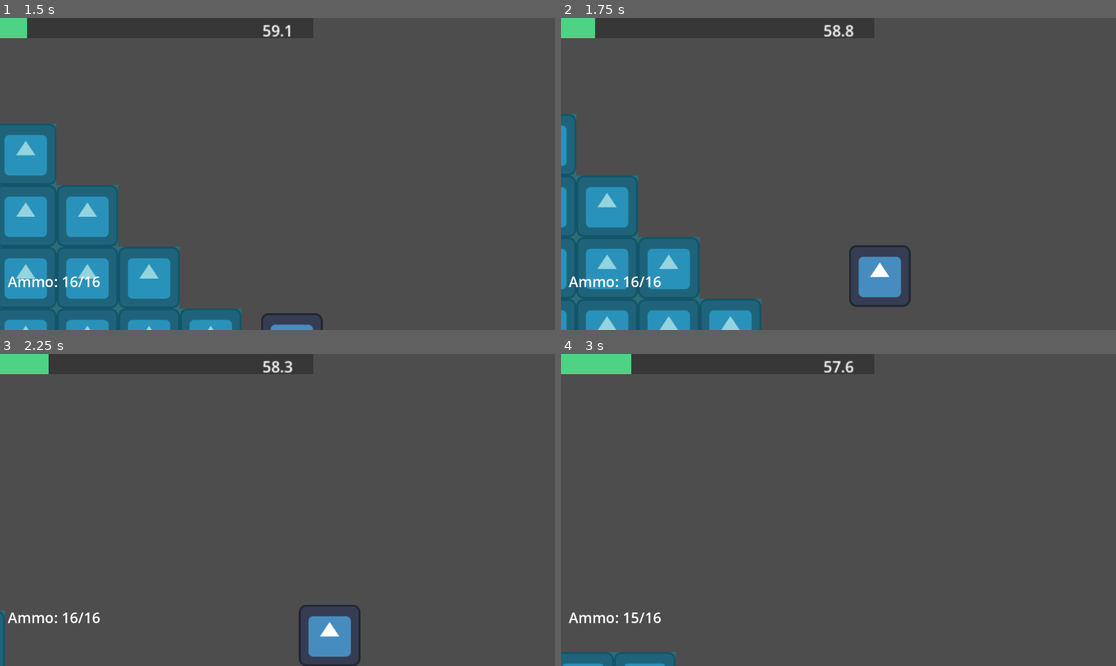
Above: before the commit, frames 1-4 (two rows, left to right).
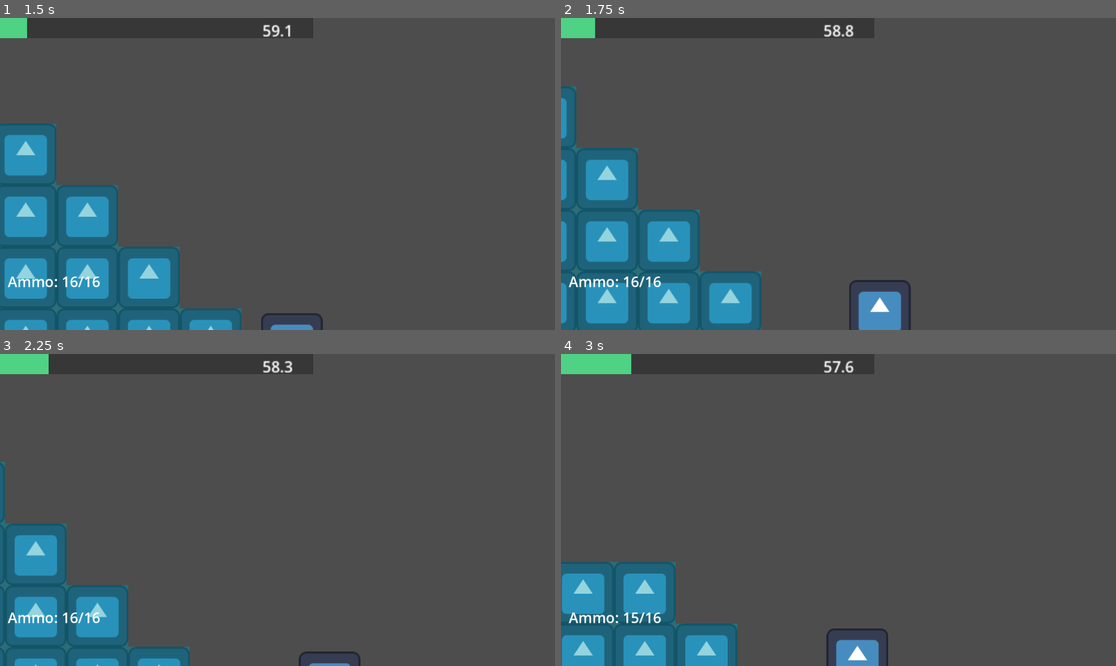
Above: after the commit, the same moments.

Repository: dzfrias/gladiator
Game: Godot game, scene res://scenes/test_scene.tscn
The game is run twice, just before and just after one commit, with the same random seed, the same clock (stepped at 60 frames per second) and the same inputs. The engine's default icon, where the game draws it, is replaced by a stand-in: a white triangle on a blue panel in a dark square.
Inputs (mouse positions are in pixels of both pictures, inside the frame that each line leads up to):
- Up to frame 1 (1.5 s): click "Enter Mission" at 0.5 s; move the mouse to (399, 158) at 1.27 s; hold D (right) from 1.28 s (still down); hold S (crouch, bound only after the commit) from 1.28 s (still down)
- Up to frame 2 (1.75 s): keep holding D (right); keep holding S (crouch, bound only after the commit); tap Space (jump) at 1.52, 1.55 s
- Up to frame 3 (2.25 s): keep holding D (right); tap Space (jump) at 1.82, 2.1 s; move the mouse to (166, 525) at 2.02 s; release S (crouch, bound only after the commit) at 2.03 s
- Up to frame 4 (3 s): tap Space (jump) at 2.27, 2.57 s; tap S (crouch, bound only after the commit) at 2.3 s; move the mouse to (894, 441) at 2.77 s; release D (right) at 2.78 s; press the mouse at (894, 441) at 2.78 s; hold A (left) from 2.78 s (still down)

Frame 1 is identical in both runs. In frame 2, 10% of the frame differs, in the area x 0-64%, y 21-100%; in frame 3, 10%; in frame 4, 8.7%.

Commit message:
add ability for player to descend platforms

Diff:
--- a/project.godot
+++ b/project.godot
@@ -60,6 +60,11 @@
 "events": [Object(InputEventKey,"resource_local_to_scene":false,"resource_name":"","device":-1,"window_id":0,"alt_press …(191 unchanged characters)…
 ]
 }
+crouch={
+"deadzone": 0.5,
+"events": [Object(InputEventKey,"resource_local_to_scene":false,"resource_name":"","device":-1,"window_id":0,"alt_pressed":false,"shift_pressed":false,"ctrl_pressed":false,"meta_pressed":false,"pressed":false,"keycode":0,"physical_keycode":83,"key_label":0,"unicode":115,"location":0,"echo":false,"script":null)
+]
+}
 
 [layer_names]
 
@@ -68,6 +73,7 @@
 2d_physics/layer_3="Invincible"
 2d_physics/layer_4="Roof"
 2d_physics/layer_5="Player"
+2d_physics/layer_6="Platform"
 
 [physics]
 
--- a/scenes/player.tscn
+++ b/scenes/player.tscn
@@ -16,6 +16,7 @@
 
 [node name="Player" type="CharacterBody2D" node_paths=PackedStringArray("melee_box")]
 collision_layer = 18
+collision_mask = 33
 script = ExtResource("1_5wdcp")
 move_speed = 20000.0
 jump_speed = 800.0
--- a/scenes/playtest_scene.tscn
+++ b/scenes/playtest_scene.tscn
@@ -40,8 +40,9 @@
 2:2/0 = 0
 2:2/0/physics_layer_0/polygon_0/points = PackedVector2Array(-18, -18, 18, -18, 18, 18, -18, 18)
 3:2/0 = 0
-3:2/0/physics_layer_0/polygon_0/points = PackedVector2Array(-18, -18, 18, -18, 18, 18, -18, 18)
-3:2/0/physics_layer_0/polygon_0/one_way = true
+3:2/0/physics_layer_1/polygon_0/points = PackedVector2Array(-18, -18, 18, -18, 18, -1, 9.25675, -0.757132, -2.23439, -0.437934, -18, 0)
+3:2/0/physics_layer_1/polygon_0/one_way = true
+3:2/0/physics_layer_1/polygon_0/one_way_margin = 0.1
 4:2/0 = 0
 4:2/0/physics_layer_0/polygon_0/points = PackedVector2Array(-18, -18, 18, -18, 18, 18, -18, 18)
 5:2/0 = 0
@@ -248,7 +249,7 @@
 tile_size = Vector2i(36, 36)
 physics_layer_0/collision_layer = 1
 physics_layer_0/collision_mask = 7
-physics_layer_1/collision_layer = 1
+physics_layer_1/collision_layer = 32
 sources/0 = SubResource("TileSetAtlasSource_bamm8")
 
 [sub_resource type="WorldBoundaryShape2D" id="WorldBoundaryShape2D_8pxj3"]
--- a/scripts/player/player.gd
+++ b/scripts/player/player.gd
@@ -40,6 +40,11 @@
 
 	match _state:
 		State.CONTROL:
+			if Input.is_action_pressed("crouch") and Input.is_action_pressed("jump"):
+				set_collision_mask_value(Constants.PLATFORM_LAYER, false)
+			else:
+				set_collision_mask_value(Constants.PLATFORM_LAYER, true)
+
 			if Input.is_action_pressed("left") and Input.is_action_pressed("right"):
 				velocity.x = move_toward(velocity.x, 0, move_acceleration * delta)
 			elif Input.is_action_pressed("left"):
@@ -94,7 +99,7 @@
 	if event.is_action_released("fire") and _weapon:
 		_weapon.set_firing(false)
 	if is_on_floor():
-		if event.is_action_pressed("jump"):
+		if event.is_action_pressed("jump") and !Input.is_action_pressed("crouch"):
 			velocity.y = -jump_speed
 		if event.is_action_pressed("roll") and _can_roll:
 			_roll()
--- a/scripts/util/Constants.gd
+++ b/scripts/util/Constants.gd
@@ -5,5 +5,6 @@
 const INVINCIBLE_LAYER = 4
 const ROOF_LAYER = 8
 const PLAYER_LAYER = 16
+const PLATFORM_LAYER = 6
 
 const EPSILON = 0.000001
